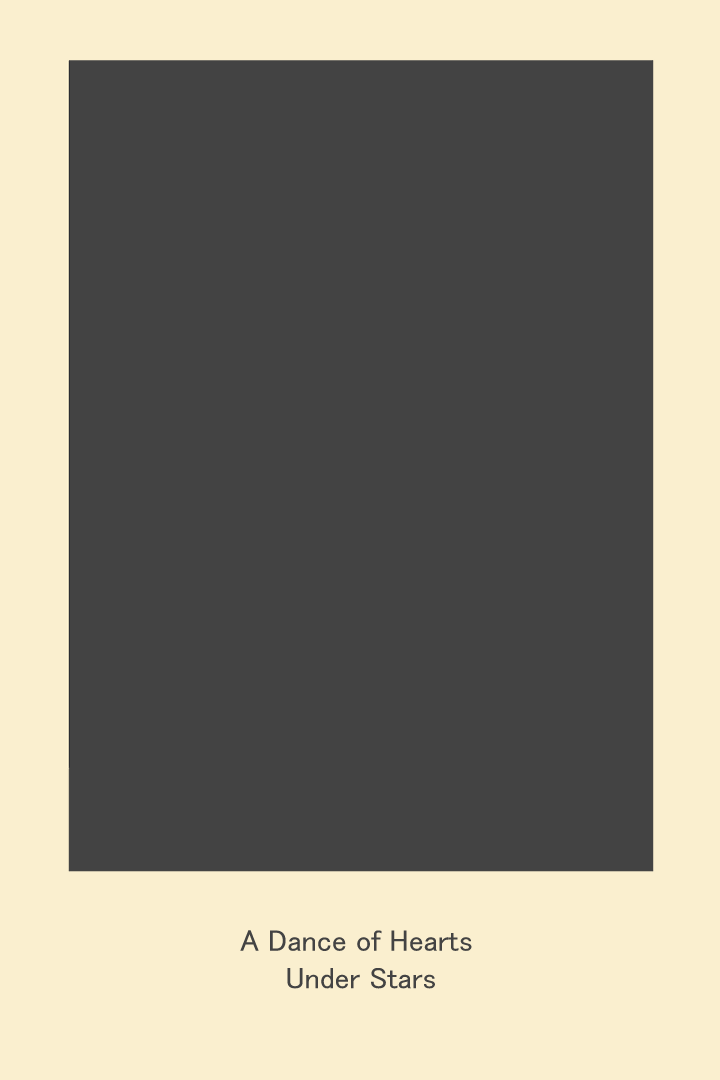
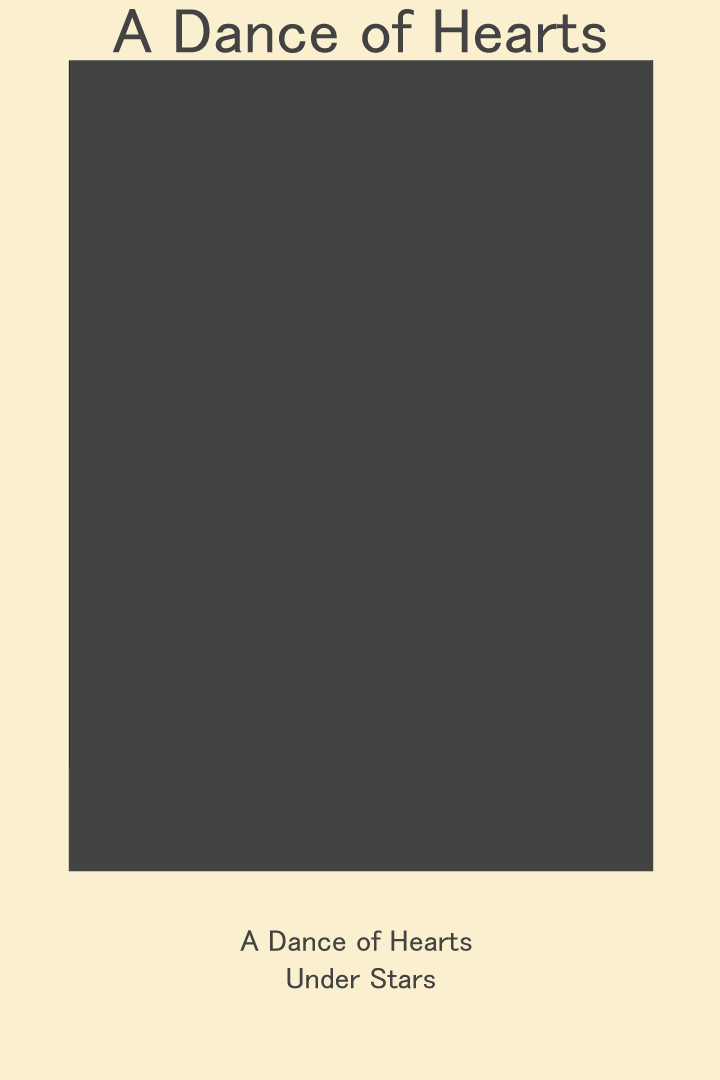
The second 720x1080 image is a revision of the first. Changes to its layers:
added group "Caption1" with 2 layers above "Title" over <box>112,9,606,53</box>
added layer "A Dance of Hearts" (1st of 2, in "Caption1") in group "Caption1" over <box>112,9,606,53</box>
